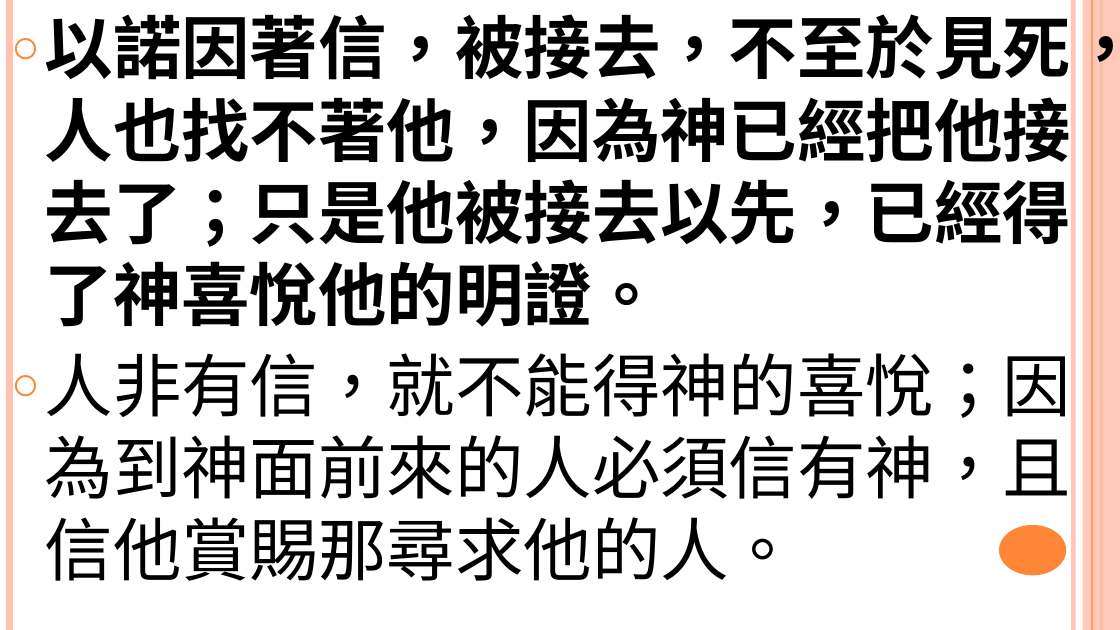
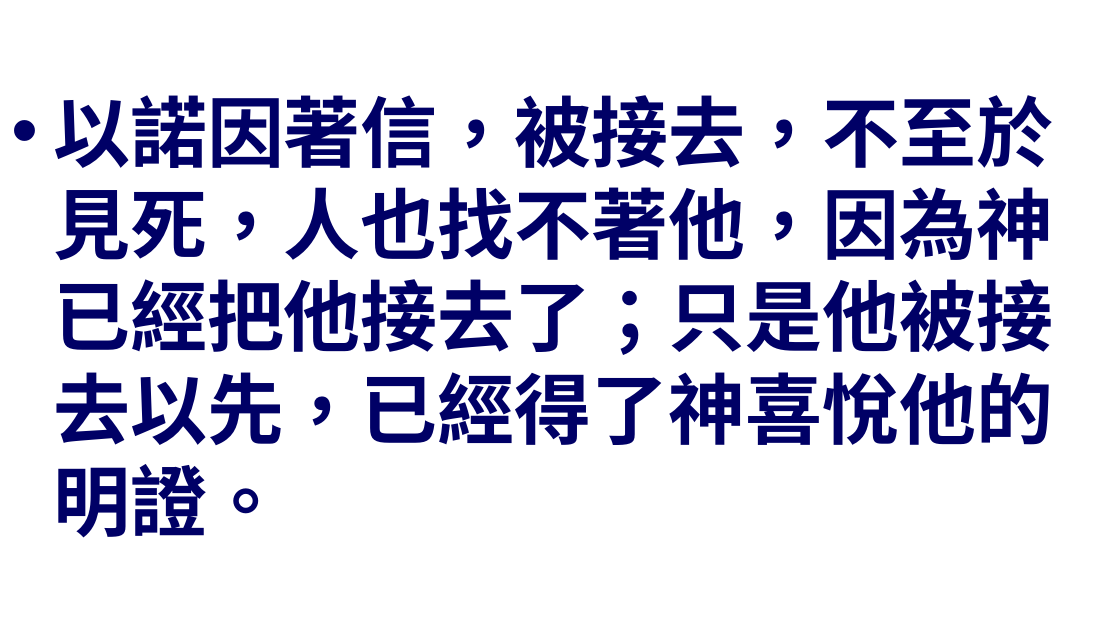
Before and after one commit to batisuoc/worship-resources, a slide deck: slide 5 of 66信心.pptx (slide 4 before the commit). Drawn at 1120x630 pixels with LibreOffice and Linux fonts; fonts in the diff are those of the drawing; background and template pictures are left out. Boxes give left, top, right and bottom in pixels: in the first picture for what was removed or moved away, otherwise in the second. Text is boxed around its words. In the diff, an @@ line names an element or a change of style, - is before the commit and + after.

```diff
--- a/66信心.pptx
+++ b/66信心.pptx
@@ text "以諾因著信，被接去，不至於見死，人也找不著他，因為神已經把他接去了；只是他被接去以先，已經得了神喜悅他的明證。" at [53,95,1053,538]: size 44 to 49.5 pt, text colour #000000 to #000066; bullet ○ to •; more space between paragraphs; vertical alignment top to middle @@
@@ line removed from (9, 0) to (9, 629) @@
@@ line removed from (1073, 0) to (1073, 629) @@
@@ rectangle removed at [1083,0,1120,629] @@
@@ line removed from (1092, 0) to (1092, 629) @@
@@ line removed from (1101, 0) to (1101, 629) @@
@@ text at [45,341,1072,581]: paragraph removed @@
-○ 人非有信，就不能得神的喜悅；因為到神面前來的人必須信有神，且信他賞賜那尋求他的人。
@@ ellipse removed at [999,525,1066,576] @@
```
Also in this commit, not shown: 5 other slides changed, 2 slides added.
